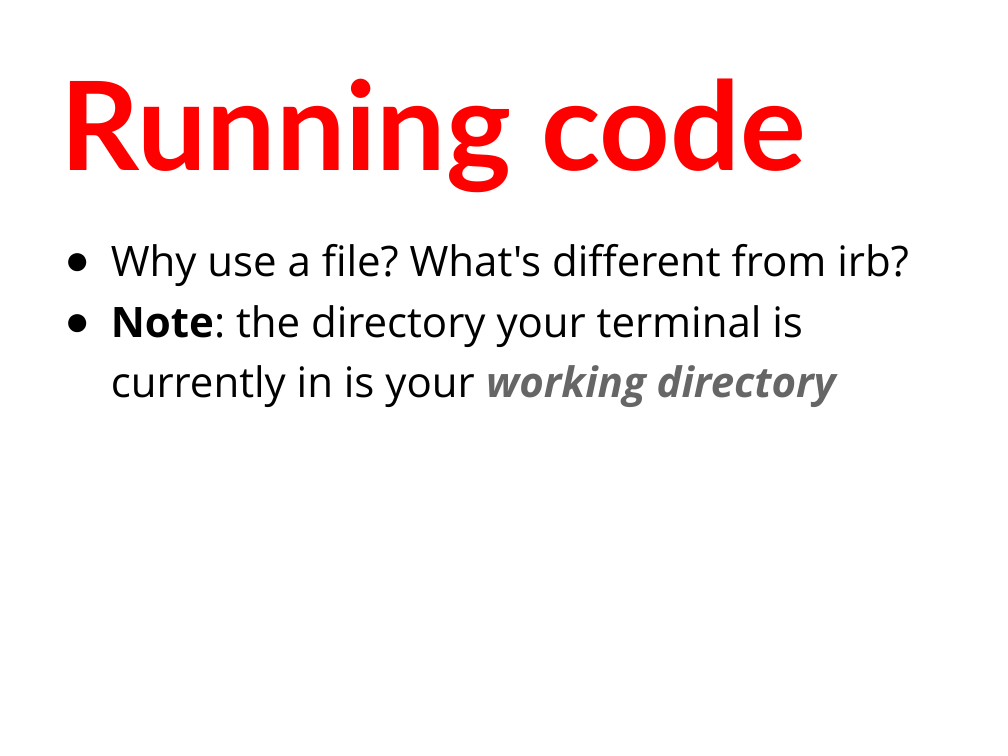
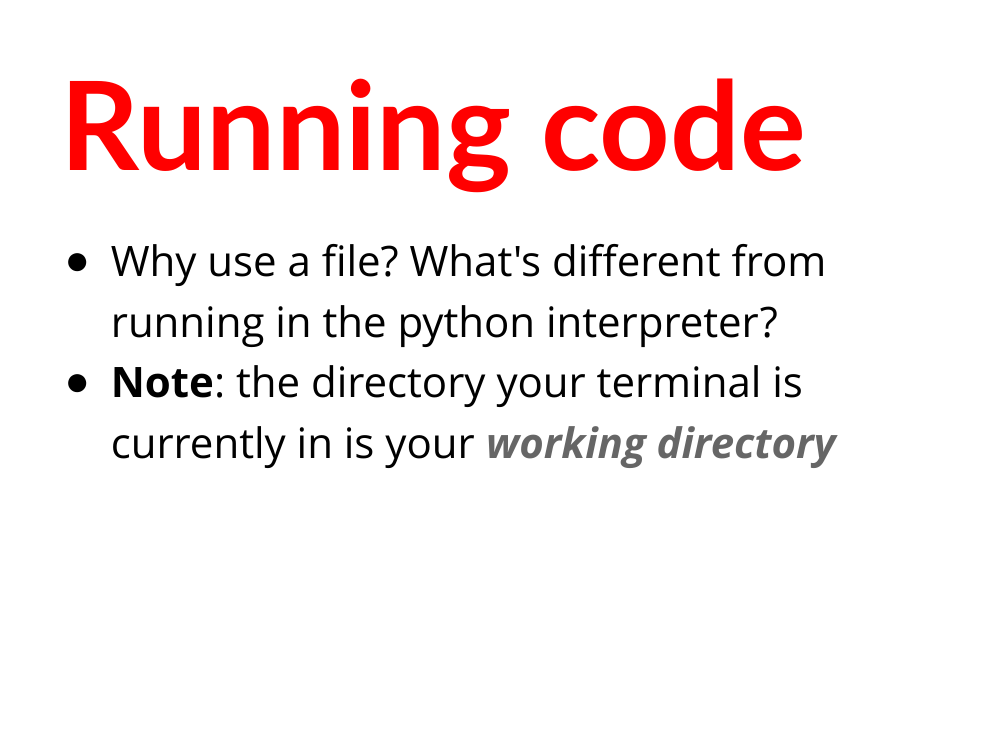
Before and after one commit to humanitiesprogramming/slides, a slide deck: slide 27 of 2017/python/Python Programming Concepts II.pptx. Drawn at 1008x756 pixels with LibreOffice and Linux fonts; fonts in the diff are those of the drawing. Boxes give left, top, right and bottom in pixels: in the first picture for what was removed or moved away, otherwise in the second. Text is boxed around its words. In the diff, an @@ line names an element or a change of style, - is before the commit and + after.

```diff
--- a/2017/python/Python Programming Concepts II.pptx
+++ b/2017/python/Python Programming Concepts II.pptx
@@ text at bbox=[111, 244, 827, 347]: text changed @@
-● Why use a file? What's different from irb?
+● Why use a file? What's different from running in the python interpreter?
```
Also in this commit, not shown: 18 other slides changed, 1 other file.
